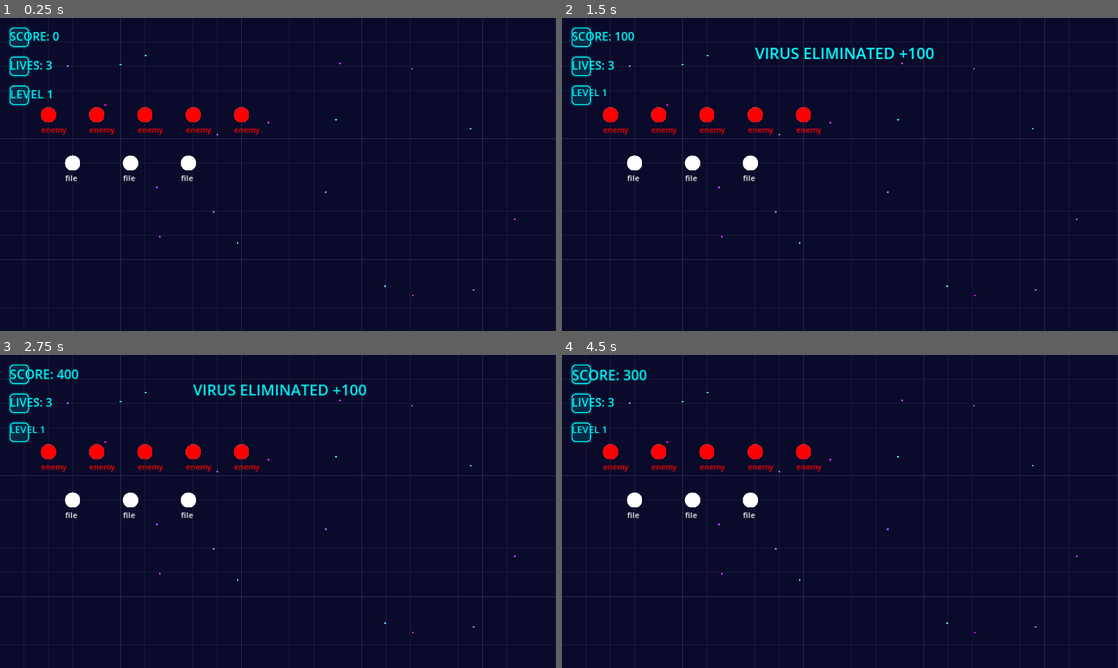
Above: before the commit, frames 1-4 (two rows, left to right).
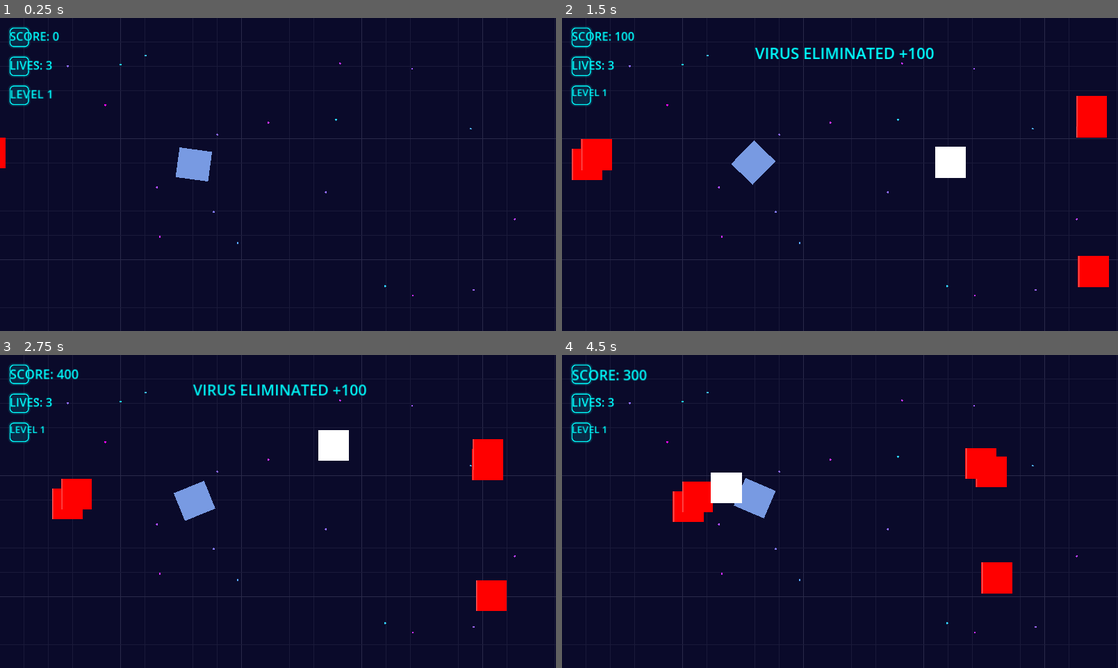
Above: after the commit, the same moments.

Repository: mahi7000/data_defender
Game: Godot game, scene res://scenes/Main.tscn
Two runs of this game, one before a commit and one after it. Both use one fixed random seed, a clock stepped at 60 frames per second and the inputs below.
Inputs (mouse positions are in pixels of both pictures, inside the frame that each line leads up to):
- Up to frame 1 (0.25 s): no input
- Up to frame 2 (1.5 s): tap Enter (ui_accept) at 0.5 s; move the mouse to (962, 158) at 0.52 s; hold Enter (ui_accept) 0.53-1.28 s; hold Right (ui_right) from 0.53 s (still down); click (962, 158) at 0.67 s; move the mouse to (728, 190) at 1.27 s; tap Space (firewall_burst) at 1.35 s
- Up to frame 3 (2.75 s): tap Enter (ui_accept) at 1.52, 1.55, 1.82 s; move the mouse to (333, 442) at 2.02 s; release Right (ui_right) at 2.03 s; hold Left (ui_left) from 2.03 s (still down); hold Enter (ui_accept) from 2.03 s (still down); click (333, 442) at 2.1 s
- Up to frame 4 (4.5 s): move the mouse to (812, 574) at 2.77 s; release Left (ui_left) at 2.78 s; release Enter (ui_accept) at 2.78 s; hold Right (ui_right) 2.78-4.28 s; tap Enter (ui_accept) at 2.85, 3.02, 3.32 s; click (812, 574) at 2.92 s; move the mouse to (1006, 558) at 3.52 s; hold Enter (ui_accept) 3.53-4.28 s; tap Space (firewall_burst) at 3.6 s; move the mouse to (673, 464) at 4.27 s; hold Left (ui_left) from 4.28 s (still down); click (673, 464) at 4.35 s

The runs differ from the first frame. In frame 1, 1.8% of the frame differs, in the area x 0-47%, y 28-53%; in frame 2, 4.4%, in the area x 1-99%, y 24-86%; in frame 3, 4.2%; in frame 4, 4.3%.

Commit message:
Add players and enemies to the world

Diff:
--- a/project.godot
+++ b/project.godot
@@ -18,6 +18,7 @@
 [autoload]
 
 EventBus="*res://autoloads/EventBus.gd"
+GameManager="*res://scripts/systems/GameManager.gd"
 
 [display]
 
@@ -27,7 +28,7 @@
 
 move_left={
 "deadzone": 0.5,
-"events": [Object(InputEventKey,"resource_local_to_scene":false,"resource_name":"","device":-1,"window_id":0,"alt_pressed":false,"shift_pressed":true,"ctrl_pressed":false,"meta_pressed":fa …(121 unchanged characters)…
+"events": [Object(InputEventKey,"resource_local_to_scene":false,"resource_name":"","device":-1,"window_id":0,"alt_pressed":false,"shift_pressed":false,"ctrl_pressed":false,"meta_pressed":fa …(121 unchanged characters)…
 ]
 }
 move_right={
--- a/scenes/Main.tscn
+++ b/scenes/Main.tscn
@@ -1,8 +1,10 @@
-[gd_scene load_steps=4 format=3 uid="uid://5umik383be0c"]
+[gd_scene load_steps=6 format=3 uid="uid://5umik383be0c"]
 
 [ext_resource type="Script" path="res://scripts/Main.gd" id="1_7da1n"]
 [ext_resource type="PackedScene" uid="uid://dsl60smnhonre" path="res://scenes/world/Background.tscn" id="2_7bcnb"]
 [ext_resource type="PackedScene" uid="uid://c0grolb0880gb" path="res://scenes/ui/UIManager.tscn" id="3_r2204"]
+[ext_resource type="PackedScene" uid="uid://e43kmif41e6v" path="res://scenes/entities/player/Player.tscn" id="4_u8604"]
+[ext_resource type="PackedScene" uid="uid://bsrf47mlco676" path="res://scenes/systems/SpawnSystem.tscn" id="5_mfy71"]
 
 [node name="Main" type="Node2D"]
 script = ExtResource("1_7da1n")
@@ -10,3 +12,8 @@
 [node name="Background" parent="." instance=ExtResource("2_7bcnb")]
 
 [node name="UIManager" parent="." instance=ExtResource("3_r2204")]
+
+[node name="Player" parent="." instance=ExtResource("4_u8604")]
+
+[node name="SpawnSystem" parent="." instance=ExtResource("5_mfy71")]
+max_enemies = 10
--- a/scenes/entities/bullets/Bullet.gd
+++ b/scenes/entities/bullets/Bullet.gd
@@ -1,18 +1,27 @@
 extends Area2D
 
 @export var speed: float = 500.0
+@export var damage: int = 100
 var direction:Vector2 = Vector2.ZERO
 
 func _ready():
-	# Connect the signal properly using a Callable
 	self.body_entered.connect(self._on_body_entered)
 
 func _process(delta):
 	position += direction * speed * delta
 
 func _on_body_entered(body):
+	print("Bullet hit: ", body.name, " - Groups: ", body.get_groups())
+
 	if body.is_in_group("enemies"):
-		# Emit the enemy_died signal via EventBus
-		EventBus.emit_signal("enemy_died", body.get_enemy_type(), body.global_position)
-		body.take_damage(1) # or some damage amount
+		print("Enemy hit! Enemy type: ", body.enemy_type)
+
+		# Call take_damage FIRST
+		body.take_damage(damage)
+
+		# Don't emit enemy_died here - let the virus's die() function handle that
+		# when health reaches 0
+
 		queue_free()
+	else:
+		print("Hit something else, not an enemy")
--- a/scenes/entities/bullets/Bullet.tscn
+++ b/scenes/entities/bullets/Bullet.tscn
@@ -1,6 +1,6 @@
 [gd_scene load_steps=5 format=3 uid="uid://bwh1mccvquf4d"]
 
-[ext_resource type="Script" uid="uid://rfcrov8ftcl4" path="res://scenes/entities/bullets/bullet.gd" id="1_ytpvy"]
+[ext_resource type="Script" path="res://scenes/entities/bullets/Bullet.gd" id="1_fvqqn"]
 
 [sub_resource type="Gradient" id="Gradient_pkt51"]
 offsets = PackedFloat32Array(1)
@@ -12,7 +12,7 @@
 [sub_resource type="CircleShape2D" id="CircleShape2D_js88f"]
 
 [node name="Bullet" type="Area2D"]
-script = ExtResource("1_ytpvy")
+script = ExtResource("1_fvqqn")
 
 [node name="Sprite2D" type="Sprite2D" parent="."]
 position = Vector2(-1, 3)
--- /dev/null
+++ b/scenes/entities/enemies/Virus.gd
@@ -0,0 +1,71 @@
+extends CharacterBody2D
+
+const SPEED = 70.0
+const DAMAGE: int = 10
+const DAMAGE_COOLDOWN: float = 1.0
+
+var health: int = 1
+var points: int = 100
+var player: Node2D = null
+var enemy_type: String = "virus"
+var can_attack: bool = true
+
+func _ready():
+	player = get_tree().get_first_node_in_group("player")
+	add_to_group("enemies")
+	print("Virus spawned at position: ", global_position)
+
+func _physics_process(delta: float) -> void:
+	if player == null:
+		player = get_tree().get_first_node_in_group("player")
+		if player:
+			print("Found player at: ", player.global_position)
+		return
+
+	# Debug: print positions to see what's happening
+	if Engine.get_frames_drawn() % 60 == 0:  # Print once per second
+		print("Virus at: ", global_position, " | Player at: ", player.global_position)
+
+	# Move toward player
+	var direction_to_player = (player.global_position - global_position).normalized()
+	velocity = direction_to_player * SPEED
+
+	print("Virus velocity: ", velocity)  # Debug velocity
+
+	# Move and check for collisions
+	move_and_slide()
+
+	# Check if we collided with the player
+	check_player_collision()
+
+func check_player_collision():
+	for i in get_slide_collision_count():
+		var collision = get_slide_collision(i)
+		var body = collision.get_collider()
+
+		if body and body.is_in_group("player") and can_attack:
+			damage_player(body)
+			break
+
+func damage_player(player_node):
+	if can_attack:
+		print("Virus damaging player!")
+		if EventBus.has_signal("player_damaged"):
+			EventBus.player_damaged.emit(DAMAGE)
+
+		can_attack = false
+		await get_tree().create_timer(DAMAGE_COOLDOWN).timeout
+		can_attack = true
+
+func take_damage(amount: int):
+	print("Virus taking damage! Health before: ", health)
+	health -= amount
+	print("Health after: ", health)
+	if health <= 0:
+		die()
+
+func die():
+	print("Virus dying and queue_free() called!")
+	if EventBus.has_signal("enemy_died"):
+		EventBus.enemy_died.emit(enemy_type, global_position, points)
+	queue_free()
--- a/scenes/entities/enemies/Virus.tscn.tscn
+++ b/scenes/entities/enemies/Virus.tscn
@@ -1,10 +1,10 @@
 [gd_scene load_steps=5 format=3 uid="uid://ct4vek1tf61qr"]
 
-[ext_resource type="Script" uid="uid://b5d5p85kiyf6y" path="res://scenes/entities/enemies/virus.tscn.gd" id="1_mafmh"]
+[ext_resource type="Script" path="res://scenes/entities/enemies/Virus.gd" id="1_m5n7x"]
 
 [sub_resource type="Gradient" id="Gradient_e3efu"]
-offsets = PackedFloat32Array(0.0116959065, 0.023391813, 0.03508772)
-colors = PackedColorArray(0.9834308, 0.025097467, 0.025097467, 1, 1, 1, 1, 1, 1, 0, 0, 1)
+offsets = PackedFloat32Array(0.0116959, 0.0233918, 0.0350877)
+colors = PackedColorArray(0.983431, 0.0250975, 0.0250975, 1, 1, 1, 1, 1, 1, 0, 0, 1)
 
 [sub_resource type="GradientTexture2D" id="GradientTexture2D_mafmh"]
 gradient = SubResource("Gradient_e3efu")
@@ -12,7 +12,7 @@
 [sub_resource type="RectangleShape2D" id="RectangleShape2D_hobfn"]
 
 [node name="Virus_tscn" type="CharacterBody2D" groups=["enemies"]]
-script = ExtResource("1_mafmh")
+script = ExtResource("1_m5n7x")
 
 [node name="Sprite2D" type="Sprite2D" parent="."]
 position = Vector2(-2, 1)
--- a/scenes/entities/enemies/virus.tscn.gd
+++ /dev/null
@@ -1,25 +0,0 @@
-extends CharacterBody2D
-
-
-const SPEED = 300.0
-const JUMP_VELOCITY = -400.0
-
-
-func _physics_process(delta: float) -> void:
-	# Add the gravity.
-	if not is_on_floor():
-		velocity += get_gravity() * delta
-
-	# Handle jump.
-	if Input.is_action_just_pressed("ui_accept") and is_on_floor():
-		velocity.y = JUMP_VELOCITY
-
-	# Get the input direction and handle the movement/deceleration.
-	# As good practice, you should replace UI actions with custom gameplay actions.
-	var direction := Input.get_axis("ui_left", "ui_right")
-	if direction:
-		velocity.x = direction * SPEED
-	else:
-		velocity.x = move_toward(velocity.x, 0, SPEED)
-
-	move_and_slide()
--- a/scenes/entities/player/Player.gd
+++ b/scenes/entities/player/Player.gd
@@ -9,6 +9,7 @@
 	EventBus.player=self
 	if bullet_spawn == null:
 		print("⚠️ BulletSpawnPoint not found!")
+	add_to_group("player")
 #	if gun_tip == null:
 	#	print("⚠️ GunTip not found!")
 
@@ -34,3 +35,6 @@
 		get_tree().current_scene.add_child(bullet)
 	else:
 		print("⚠️ Bullet scene or spawn point missing!")
+
+func take_damage(amount: int):
+	print("Player taking damage: ", amount)
--- a/scenes/systems/SpawnSystem.tscn
+++ b/scenes/systems/SpawnSystem.tscn
@@ -4,5 +4,3 @@
 
 [node name="SpawnSystem" type="Node2D"]
 script = ExtResource("1_x7fk8")
-spawn_area = null
-max_enemies = null
--- a/scripts/Main.gd
+++ b/scripts/Main.gd
@@ -2,57 +2,46 @@
 
 @onready var ui_manager = $UIManager
 @onready var background = $Background
+@onready var player = $Player
+@onready var spawn_manager = $SpawnSystem  # Add SpawnManager node to your scene
 
 func _ready():
 	# Start with main menu state
-	setup_test_environment()
+	setup_game_environment()
 
-func setup_test_environment():
-	# Add some test elements to make the scene look alive
-	add_test_entities()
+func setup_game_environment():
+	# Clear any test entities
+	clear_test_entities()
 
-func add_test_entities():
-	# Add some placeholder entities to see how they'll look with UI
-	for i in range(5):
-		var enemy_marker = create_entity_marker("enemy", Color.RED)
-		enemy_marker.position = Vector2(100 + i * 100, 200)
-		add_child(enemy_marker)
+	# Setup player
+	setup_player()
 
-	for i in range(3):
-		var file_marker = create_entity_marker("file", Color.WHITE)
-		file_marker.position = Vector2(150 + i * 120, 300)
-		add_child(file_marker)
+	# Start enemy spawning through spawn manager
+	if spawn_manager:
+		print("Spawn manager ready - starting game")
+	else:
+		print("⚠️ SpawnManager not found!")
 
-func create_entity_marker(type: String, color: Color) -> Node2D:
-	var marker = Node2D.new()
-	var sprite = Sprite2D.new()
+func setup_player():
+	if player:
+		# Configure player properties
+		player.speed = 300.0
+		# Make sure the player is visible and active
+		player.show()
+		player.set_process(true)
+		player.set_physics_process(true)
+		player.set_process_input(true)
 
-	# Create a simple circle texture for placeholder
-	var texture = create_circle_texture(16, color)
-	sprite.texture = texture
-	marker.add_child(sprite)
+		# Position player in a safe spot
+		player.position = Vector2(400, 300)
+	else:
+		print("⚠️ Player node not found in main scene!")
 
-	# Add a label
-	var label = Label.new()
-	label.text = type
-	label.position = Vector2(-15, 20)
-	label.add_theme_color_override("font_color", color)
-	marker.add_child(label)
-
-	return marker
-
-func create_circle_texture(radius: int, color: Color) -> Texture2D:
-	var image = Image.create(radius * 2, radius * 2, false, Image.FORMAT_RGBA8)
-	image.fill(Color.TRANSPARENT)
-
-	var center = Vector2(radius, radius)
-	for x in range(radius * 2):
-		for y in range(radius * 2):
-			var pos = Vector2(x, y)
-			if pos.distance_to(center) <= radius:
-				image.set_pixel(x, y, color)
-
-	return ImageTexture.create_from_image(image)
+func clear_test_entities():
+	# Remove any test markers
+	for child in get_children():
+		if "enemy" in child.name.to_lower() or "file" in child.name.to_lower() or "marker" in child.name.to_lower():
+			child.queue_free()
 
 func _input(event):
 	# Test controls to simulate game flow
--- a/scripts/systems/SpawnSystem.gd
+++ b/scripts/systems/SpawnSystem.gd
@@ -1,56 +1,86 @@
 extends Node2D
 
-@export var spawn_area: Rect2 = Rect2(50, 50, 700, 500)
 @export var max_enemies: int = 10
+@export var total_enemies_to_spawn: int = 15
+@export var screen_margin: float = 50.0  # How far outside screen to spawn
 
 var current_enemies: int = 0
+var total_enemies_spawned: int = 0
+var screen_rect: Rect2
 var enemy_scenes: Dictionary = {
-	"virus": preload("res://scenes/entities/enemies/virus.tscn"),
-	#"trojan": preload("res://scenes/entities/enemies/trojan.tscn"),
-	#"worm": preload("res://scenes/entities/enemies/worm.tscn")
+	"virus": preload("res://scenes/entities/enemies/Virus.tscn")
 }
 
 func _ready():
+	# Wait a frame to ensure everything is loaded
+	await get_tree().process_frame
+	# Get the screen size
+	var viewport = get_viewport()
+	screen_rect = Rect2(Vector2.ZERO, viewport.get_visible_rect().size)
+
 	EventBus.enemy_died.connect(_on_enemy_died)
 	start_wave()
 
 func start_wave():
-	# Spawn initial enemies for level 1
-	var enemy_count = min(5 + (GameManager.current_level * 2), max_enemies)
+	var enemy_count = min(5, max_enemies)
+	print("Starting wave with ", enemy_count, " enemies")
 
 	for i in enemy_count:
-		spawn_enemy("virus", get_random_spawn_position())
+		spawn_enemy("virus", get_spawn_position_outside_screen())
 
-	#if GameManager.current_level >= 2:
-		#for i in range(GameManager.current_level - 1):
-			#spawn_enemy("trojan", get_random_spawn_position())
+	current_enemies = enemy_count
 
 func spawn_enemy(type: String, position: Vector2) -> Node2D:
+	if total_enemies_spawned >= total_enemies_to_spawn:
+		print("Reached total spawn limit of ", total_enemies_to_spawn)
+		return null
+
 	if enemy_scenes.has(type) and current_enemies < max_enemies:
 		var enemy_instance = enemy_scenes[type].instantiate()
 		enemy_instance.position = position
-		add_child(enemy_instance)
+		get_parent().add_child(enemy_instance)
 		current_enemies += 1
-		EventBus.enemy_spawned.emit(enemy_instance)
+		total_enemies_spawned += 1
+		print("Spawned ", type, " at position: ", position, " - Current enemies: ", current_enemies, " - Total spawned: ", total_enemies_spawned)
+
+		if EventBus.has_signal("enemy_spawned"):
+			EventBus.enemy_spawned.emit(enemy_instance)
 		return enemy_instance
 	return null
 
-func get_random_spawn_position() -> Vector2:
-	return Vector2(
-		randf_range(spawn_area.position.x, spawn_area.end.x),
-		randf_range(spawn_area.position.y, spawn_area.end.y)
-	)
+func get_spawn_position_outside_screen() -> Vector2:
+	# Choose a random side (0=top, 1=right, 2=bottom, 3=left)
+	var side = randi() % 4
+	var pos = Vector2()
+
+	match side:
+		0: # Top
+			pos.x = randf_range(-screen_margin, screen_rect.size.x + screen_margin)
+			pos.y = -screen_margin
+		1: # Right
+			pos.x = screen_rect.size.x + screen_margin
+			pos.y = randf_range(-screen_margin, screen_rect.size.y + screen_margin)
+		2: # Bottom
+			pos.x = randf_range(-screen_margin, screen_rect.size.x + screen_margin)
+			pos.y = screen_rect.size.y + screen_margin
+		3: # Left
+			pos.x = -screen_margin
+			pos.y = randf_range(-screen_margin, screen_rect.size.y + screen_margin)
+
+	return pos
 
 func _on_enemy_died(enemy_type: String, position: Vector2, points: int):
 	current_enemies -= 1
+	print("Enemy died: ", enemy_type, " - Remaining enemies: ", current_enemies, " - Total spawned: ", total_enemies_spawned)
 
-	# Spawn new enemy if we're below threshold
-	if current_enemies < max_enemies / 2:
+	if current_enemies < max_enemies / 2 and total_enemies_spawned < total_enemies_to_spawn:
 		call_deferred("_delayed_spawn")
+	elif total_enemies_spawned >= total_enemies_to_spawn and current_enemies == 0:
+		print("🎉 All enemies defeated! Wave complete!")
+		if EventBus.has_signal("level_complete"):
+			EventBus.level_complete.emit()
 
 func _delayed_spawn():
 	await get_tree().create_timer(1.0).timeout
-	spawn_enemy("virus", get_random_spawn_position())
-
-func get_spawn_area() -> Rect2:
-	return spawn_area
+	if current_enemies < max_enemies and total_enemies_spawned < total_enemies_to_spawn:
+		spawn_enemy("virus", get_spawn_position_outside_screen())
Not shown, changed: icon.svg.import
